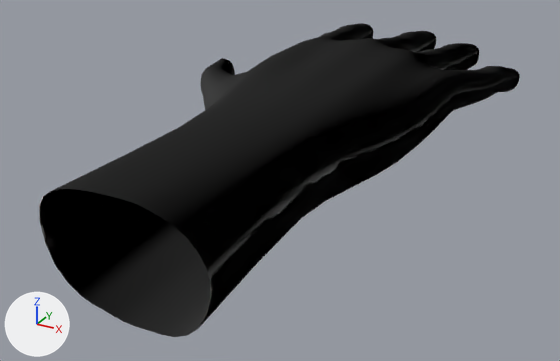
Before and after pictures for a commit that changed the FBX model docs/models/hand/right/right-animated.fbx.
Before and after are seen from a 50 mm lens placed at (0.00355, -0.00691, 0.00262), pointed at (-0.00005, -0.00036, -0.00065). Arrows for +X, +Y and +Z are at lower left; the lights stay in place. Where no turn or scale is listed for an object, it has been applied to the vertices. Vertices at the same position are counted once.

Objects in the first picture: 'hand'.
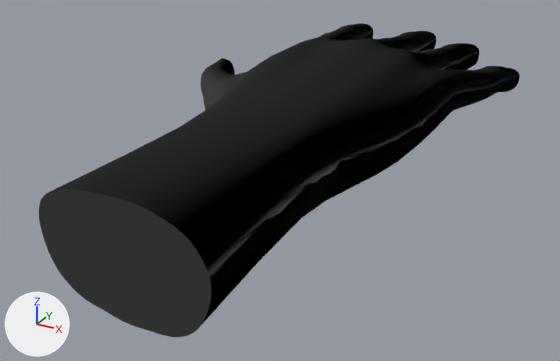
The newer file is also rescaled (x1.01), turned or shifted as a whole; pictures and numbers use the older file's frame.

The change, as a list of edits to the scene's bpy script:
```text
Change me_mesh:
    used by ob_hand; location = (0.0, 0.0, 0.0)
    remove me_mesh.from_pydata(...)  # 2091 vertices, 4144 faces; spans x -0.00176..0.00176, y -0.0033..0.0033, z -0.00058..0.00058
    add me_mesh.from_pydata(...)  # 2301 vertices, 4352 faces; spans x -0.00176..0.00176, y -0.0033..0.0033, z -0.00058..0.00058
    me_mesh part 1: a new loose piece of 210 vertices spanning x -0.00044..0.00105, y -0.0033, z -0.00058..0.00043, in mat_01___default (light grey #cacaca)
    me_mesh part 2: the surface is now shaded flat
```

Location of each change, (x1, y1, x2, y2) in pixels of the pictures (560 x 361 px):
part 1 of me_mesh, added: after (39, 189, 211, 337)
